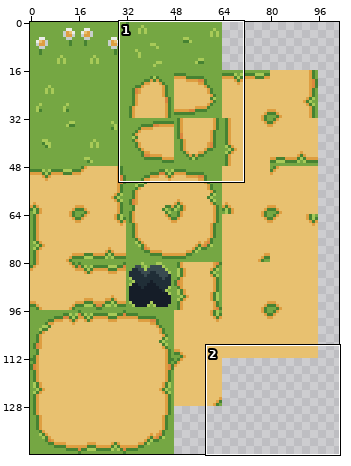
Two states of a sprite sheet, tilemap/floor.png. The first picture is a wide view before the edit; the outline marks the close-up.
Close-up. First the earlier version:
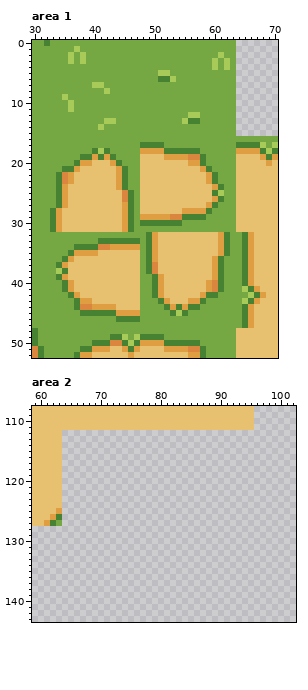
The file is 144x144 pixels. Shown: area 1: x 30..70, y 0..52; area 2: x 59..102, y 108..143. The wide view leaves out empty margins.
Once edited:
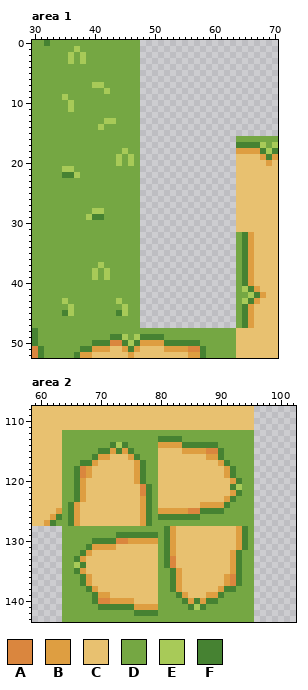
Palette (. is transparent): A #da863e  B #de9e41  C #e8c170  D #75a743  E #a8ca58  F #468232
The exact change:
Changed rows in their new state; - is an unchanged pixel.
Area 1:
first column x 33:
 0 ---------------................
 1 ---------------................
 2 ---------------................
 3 ---------------................
 4 ---------------................
 5 ---------------................
 6 ---------------................
 7 ---------------................
 8 ---------------................
 9 ---------------................
10 ---------------................
11 ---------------................
12 ---------------................
13 ---------------................
14 ---------------................
15 ---------------................
16 ---------------................
17 ---------------................
18 -------DDD--E--................
19 -----DDDDDDE-E-................
20 ----DDDDDDDE-E-................
21 --EEDDDDDDDDD--................
22 -DFFEDDDDDDDD--................
23 -DDDDDDDDDDDD--................
24 -DDDDDDDDDDDD--................
25 -DDDDDDDDDDDDD-................
26 -DDDDDDDDDDDDD-................
27 -DDDDDDDDDDDDD-................
28 DDDDDDDEEDDDDD-................
29 DDDDDDEFFDDDDD-................
30 DDDDDDDDDDDDDD-................
31 DDDDDDDDDDDDDD-................
32 ---------------................
33 --------DDDDDDD................
34 ----DDDDDDDDDDD................
35 ---DDDDDDDDDDDD................
36 --DDDDDDDDDDDDD................
37 -DDDDDDDEDDDDDD................
38 -DDDDDDEDEDDDDD................
39 -DDDDDDEDEDDDDD................
40 --DDDDDDDDDDDDD................
41 --DDDDDDDDDDDDD................
42 ---DDDDDDDDDDDD................
43 --E-DDDDDDDEDDD................
44 ---EDDDDDDDDEDD................
45 --FE-DDDDDDFEDD................
46 -----------DDDD................
47 ---------------................
Area 2:
first column x 64:
112 DDDDDDDDDDDDDDDDDDDDDDDDDDDDDDDD
113 DDDDDDDDDDDDDDDDFFFFDDDDDDDDDDDD
114 DDDDDDDDFEFDDDDDBBBBFFFFFFDDDDDD
115 DDDDDDFFBFBFDDDDCCCCBBBBAAFDDDDD
116 DDDDDFBBCCCBFDDDCCCCCCCCBBFDDDDD
117 DDDFFBCCCCCCBFDDCCCCCCCCCCBFDDDD
118 DDFABCCCCCCCBFDDCCCCCCCCCCCBFDDD
119 DDFABCCCCCCCBFDDCCCCCCCCCCCBFDDD
120 DDFBCCCCCCCCBFDDCCCCCCCCCCCCBFDD
121 DDFBCCCCCCCCCAFDCCCCCCCCCCCCFEDD
122 DDFBCCCCCCCCCAFDCCCCCCCCCCCCBFDD
123 DDFBCCCCCCCCCBFDCCCCCCCCCCCBFDDD
124 DFBCCCCCCCCCCBFDCCCCCCCBBBBFDDDD
125 DFBCCCCCCCCCCBFDBBBBBAAFFFFDDDDD
126 DFBCCCCCCCCCCBFDFFFFFFFDDDDDDDDD
127 DFBCCCCCCCCCCBFDDDDDDDDDDDDDDDDD
128 DDDDDDDDDDDDDDDDDFBCCCCCCCCCCBFD
129 DDDDDDDDDFFFFFFFDFBCCCCCCCCCCBFD
130 DDDDDFFFFAABBBBBDFBCCCCCCCCCCBFD
131 DDDDFBBBBCCCCCCCDFBCCCCCCCCCCBFD
132 DDDFBCCCCCCCCCCCDFBCCCCCCCCCBFDD
133 DDFBCCCCCCCCCCCCDFACCCCCCCCCBFDD
134 DDEFCCCCCCCCCCCCDFACCCCCCCCCBFDD
135 DDFBCCCCCCCCCCCCDDFBCCCCCCCCBFDD
136 DDDFBCCCCCCCCCCCDDFBCCCCCCCBAFDD
137 DDDFBCCCCCCCCCCCDDFBCCCCCCCBAFDD
138 DDDDFBCCCCCCCCCCDDFBCCCCCCBFFDDD
139 DDDDDFBBCCCCCCCCDDDFBCCCBBFDDDDD
140 DDDDDFAABBBBCCCCDDDDFBFBFFDDDDDD
141 DDDDDDFFFFFFBBBBDDDDDFEFDDDDDDDD
142 DDDDDDDDDDDDFFFFDDDDDDDDDDDDDDDD
143 DDDDDDDDDDDDDDDDDDDDDDDDDDDDDDDD
Boxes around the changes in both close-ups, in picture pixels (x1, y1, x2, y2):
changed: (50, 40, 236, 328)
added: (62, 430, 254, 622)
